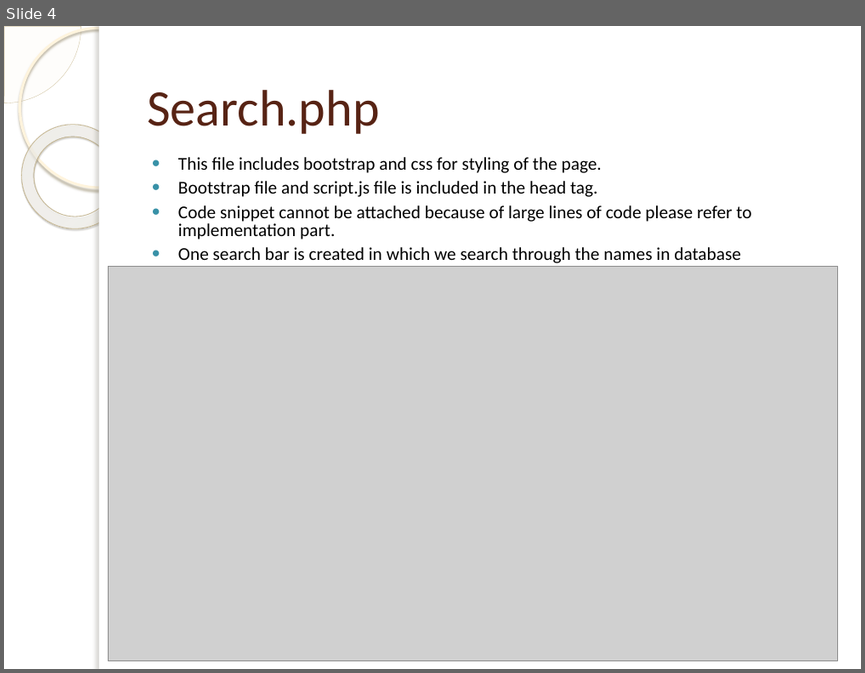
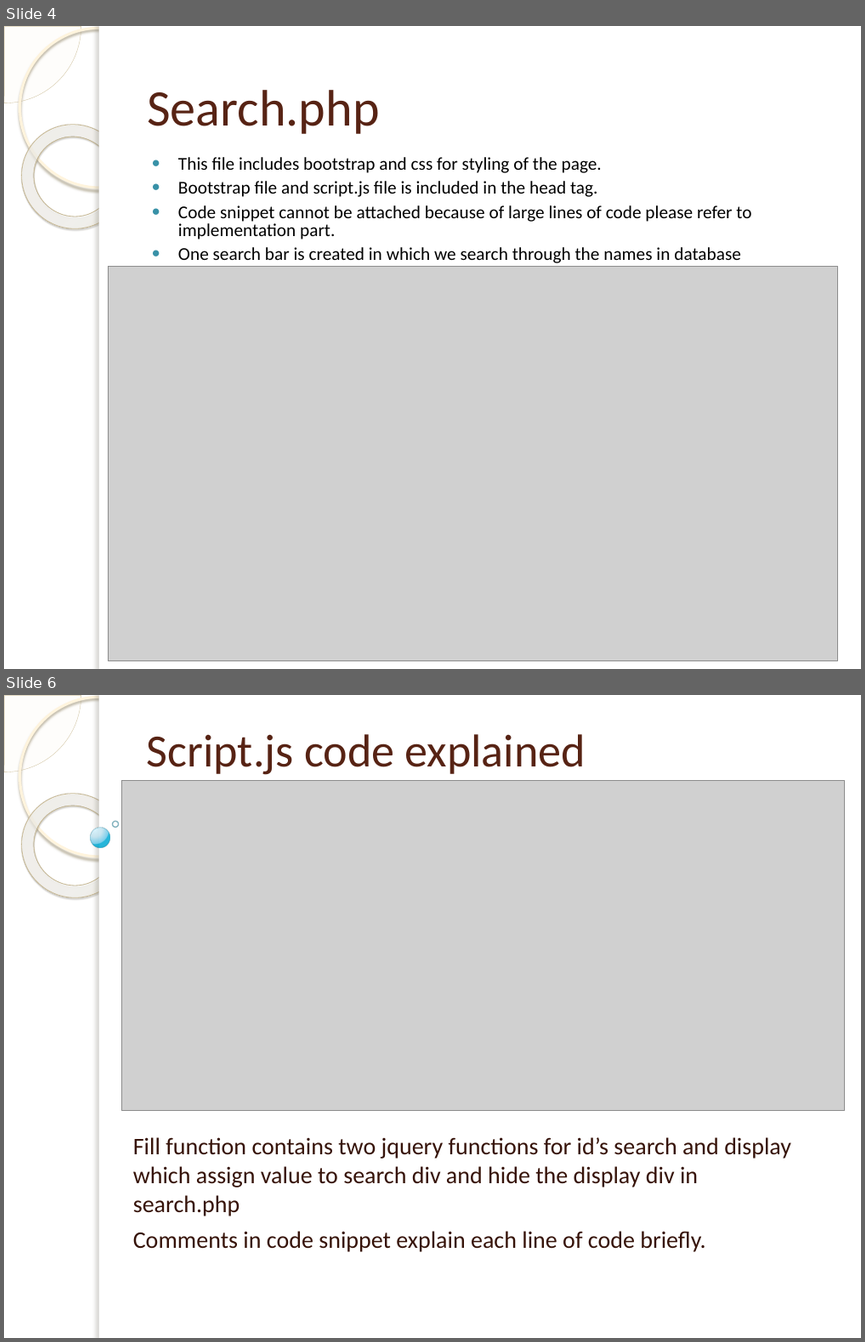
Before and after one commit to vasujain314/php-ajax-mysql-livesearching, a slide deck: PRESENTATION ON PHP AJAX LIVE SEARCHING.pptx. Shown one above the other, each under a label of ours: slide 4 before the commit, slides 4 and 6 after it; the slides between them are not shown. The pictures are 865x673 and 865x1342 pixels, drawn with LibreOffice and Linux fonts; fonts in the diff are those of the drawing; grey boxes stand for pictures; background and template pictures are left out. Boxes give left, top, right and bottom in pixels: in the first picture for what was removed or moved away, otherwise in the second. Text is boxed around its words. In the diff, an @@ line names an element or a change of style, - is before the commit and + after.

```diff
--- a/PRESENTATION ON PHP AJAX LIVE SEARCHING.pptx
+++ b/PRESENTATION ON PHP AJAX LIVE SEARCHING.pptx
@@ slide 6 added at box(4, 695, 861, 1338), background picture (left out); not listed: 5 template elements that a slide beside it also shows @@
@@ title added at box(147, 734, 585, 775), 38.7 pt, text #572314 @@
+Script.js code explained
@@ picture added at box(122, 780, 845, 1111) @@
@@ ellipse added at box(113, 821, 119, 827), outline #318093 1 pt @@
@@ ellipse added at box(91, 828, 110, 847), fill gradient #DAF4FF to #C3E3F0 to #6BC7E8 to #00ABD5, outline #308EA5 0.16 pt @@
@@ subtitle added at box(133, 1137, 791, 1252), 20 pt, text #361309 @@
+Fill function contains two jquery functions for id’s search and display which assign value to search div and hide the display div in search.php
+Comments in code snippet explain each line of code briefly.
```
Also in this commit, not shown: 1 other slide added, 3 other files.
